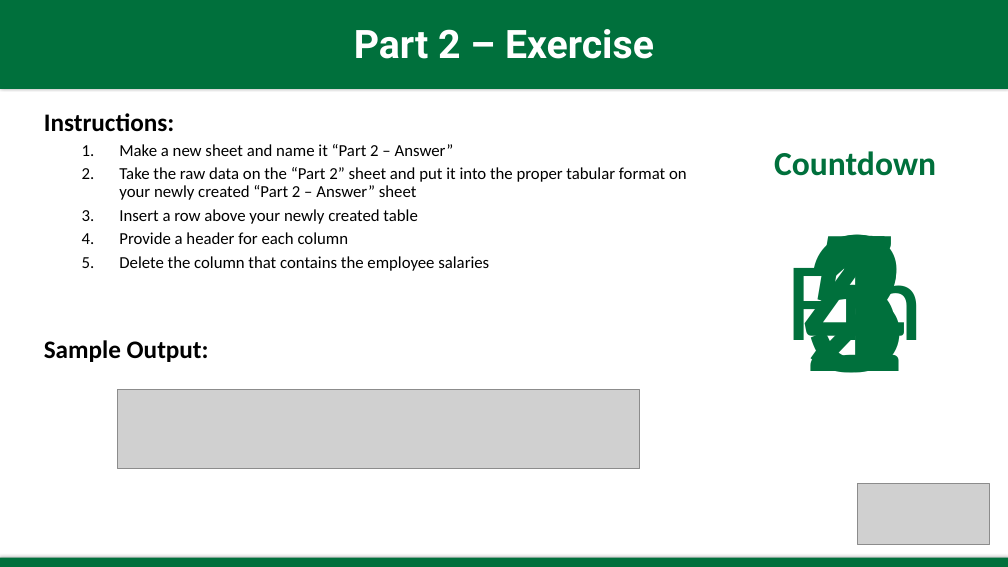
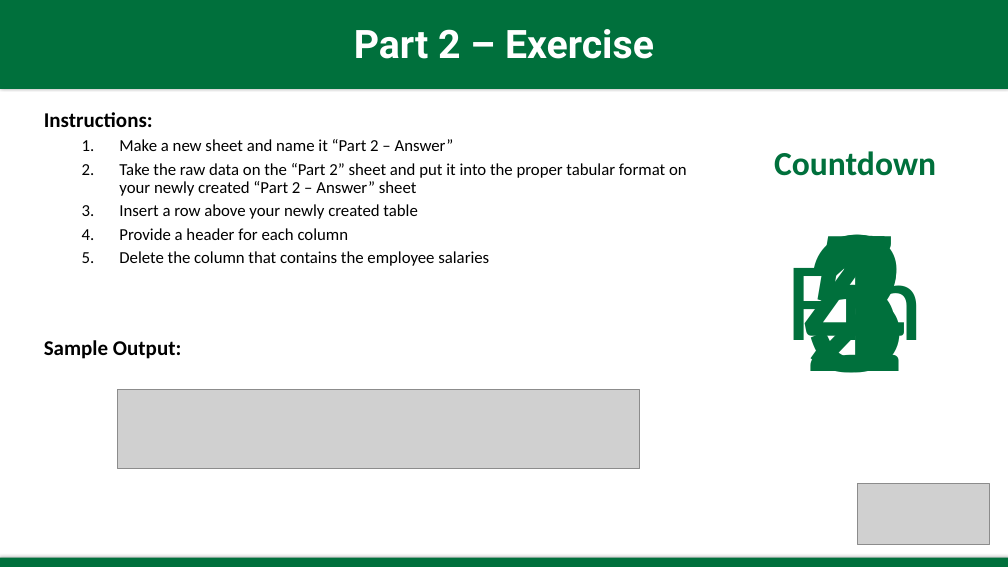
Before and after one commit to joshapeterson/excelbasics1, a slide deck: slide 9 of Presentation_Excel-Basics-Workshop_PT1.pptx. Drawn at 1008x567 pixels with LibreOffice and Linux fonts; fonts in the diff are those of the drawing; grey boxes stand for pictures. Boxes give left, top, right and bottom in pixels: in the first picture for what was removed or moved away, otherwise in the second. Text is boxed around its words. In the diff, an @@ line names an element or a change of style, - is before the commit and + after.

```diff
--- a/Presentation_Excel-Basics-Workshop_PT1.pptx
+++ b/Presentation_Excel-Basics-Workshop_PT1.pptx
@@ text at (44,112,153,127): size 24 to 20 pt in "Instructions:" @@
@@ text "Sample Output:" at (44,340,181,359): size 24 to 20 pt @@
```
Also in this commit, not shown: 2 other slides changed, 2 slides added, 1 slide removed, 2 other files.
